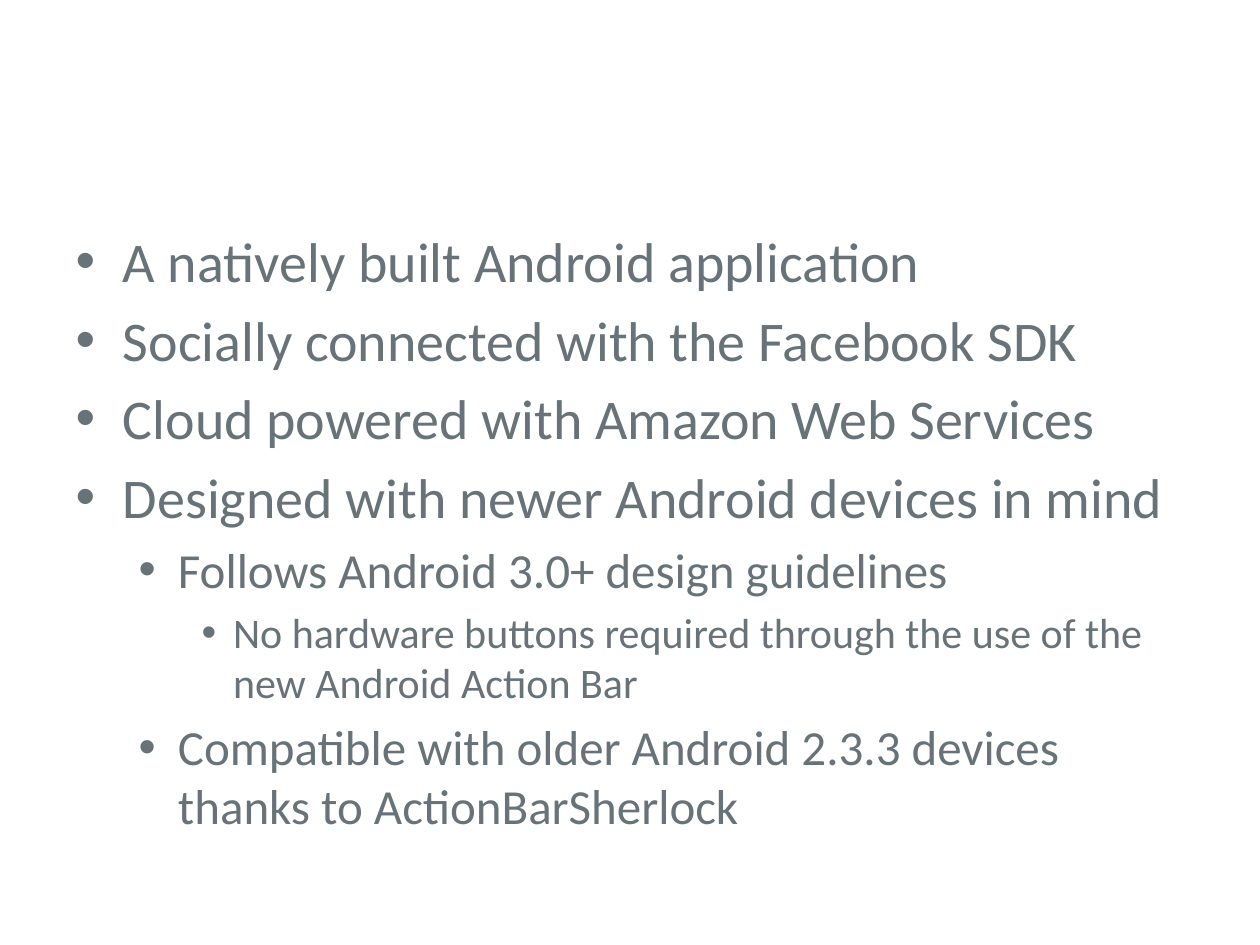
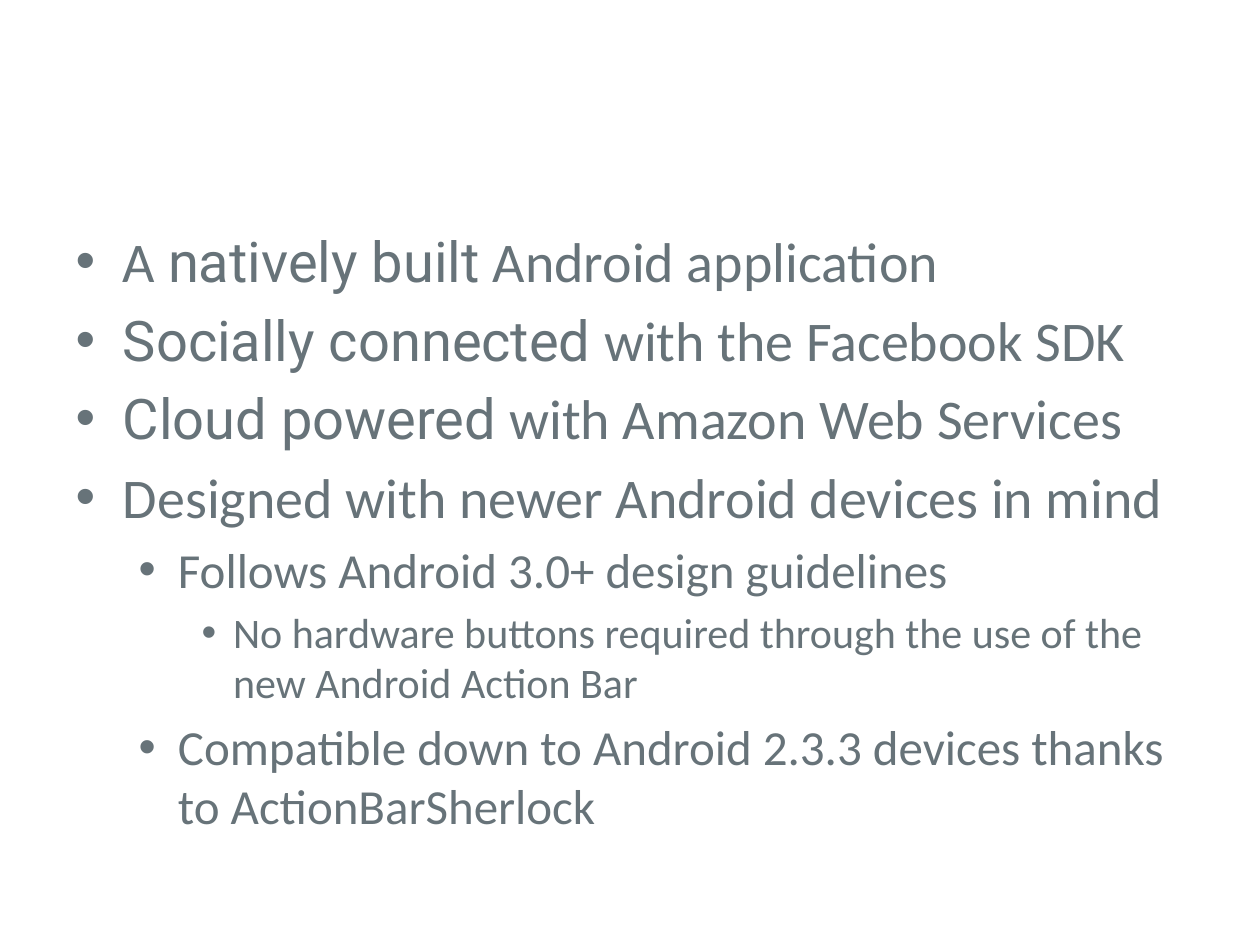
Before and after one commit to charlesmadere/ClassyGames, a slide deck: slide 2 of documents/PresentationFinal.pptx. Drawn at 1260x945 pixels with LibreOffice and Linux fonts; fonts in the diff are those of the drawing; background and template pictures are left out. Boxes give left, top, right and bottom in pixels: in the first picture for what was removed or moved away, otherwise in the second. Text is boxed around its words. In the diff, an @@ line names an element or a change of style, - is before the commit and + after.

Commit message:
final presentation update

```diff
--- a/documents/PresentationFinal.pptx
+++ b/documents/PresentationFinal.pptx
@@ text at (123, 240, 1124, 451): font Calibri to Roboto in "natively built", "Socially connected", "Cloud powered" @@
@@ text at (178, 731, 1163, 825): text changed @@
-  • Compatible with older Android 2.3.3 devices thanks to ActionBarSherlock
+  • Compatible down to Android 2.3.3 devices thanks to ActionBarSherlock
```
Also in this commit, not shown: 1 other slide changed, 1 slide added.
